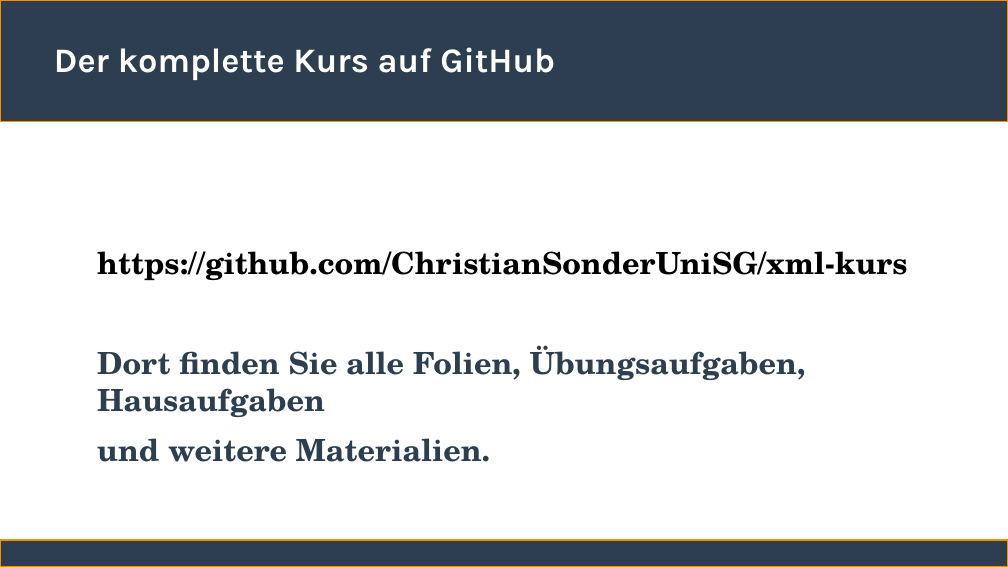
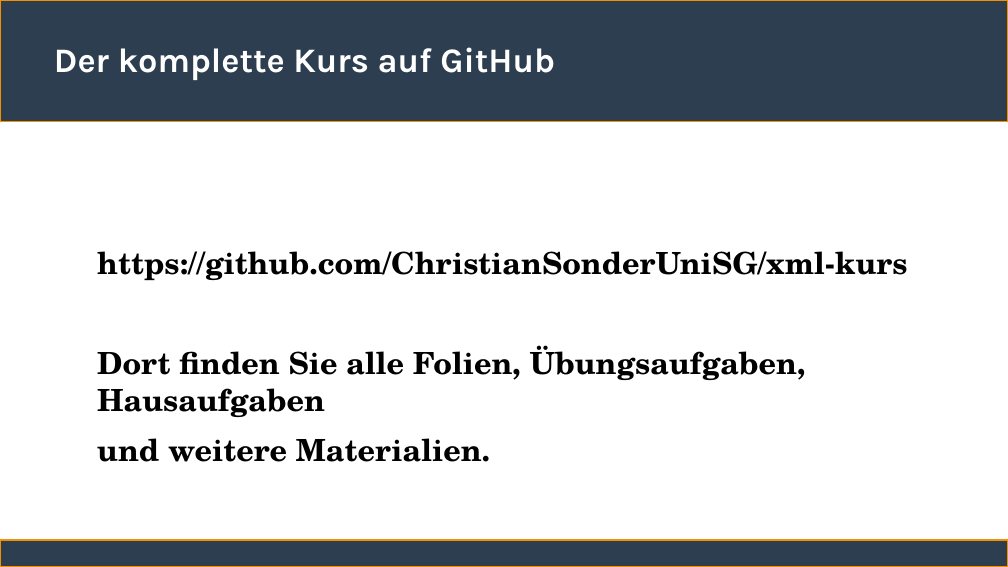
Before and after one commit to ChristianSonderUniSG/xml-kurs, a slide deck: slide 36 of sitzung_1/sitzung_1.odp. Drawn at 1008x567 pixels with LibreOffice and Linux fonts; fonts in the diff are those of the drawing. Boxes give left, top, right and bottom in pixels: in the first picture for what was removed or moved away, otherwise in the second. Text is boxed around its words. In the diff, an @@ line names an element or a change of style, - is before the commit and + after.

Commit message:
Folien überarbeitet

```diff
--- a/sitzung_1/sitzung_1.odp
+++ b/sitzung_1/sitzung_1.odp
@@ text at (97,345,806,462): text colour #2C3E50 to #000000 in "Dort finden Sie alle Folien, Übungsaufgaben, Hausaufgaben", "und weitere Materialien." @@
```
Also in this commit, not shown: 1 other file.
